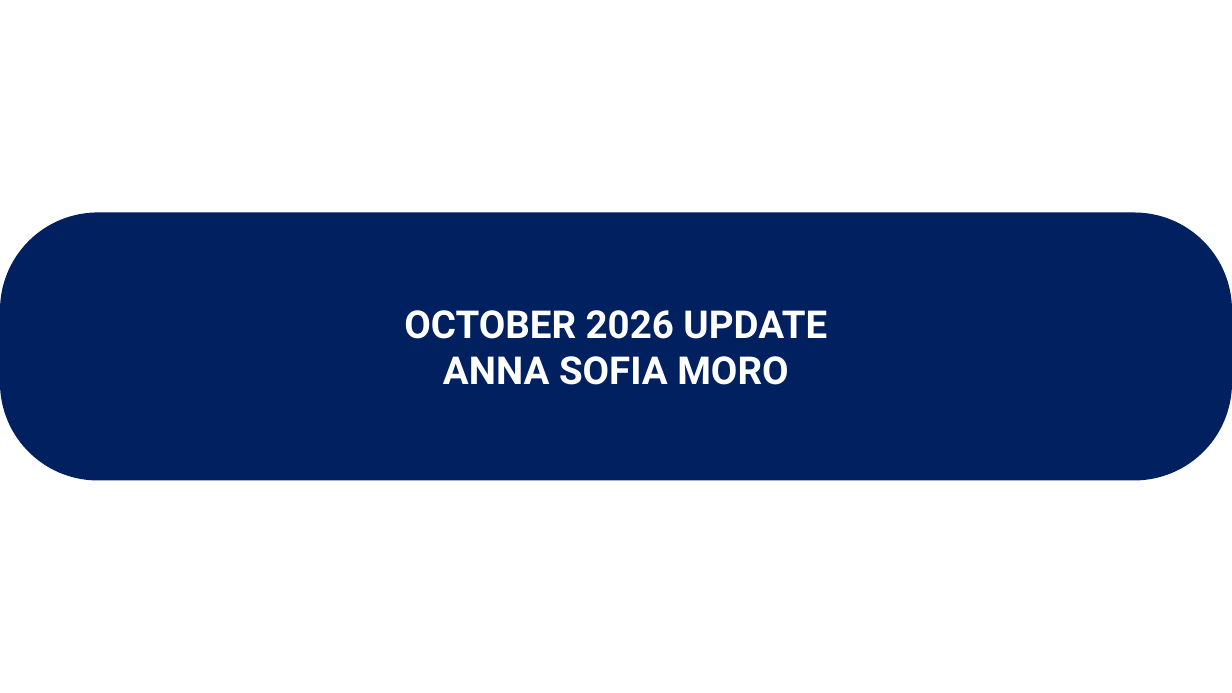
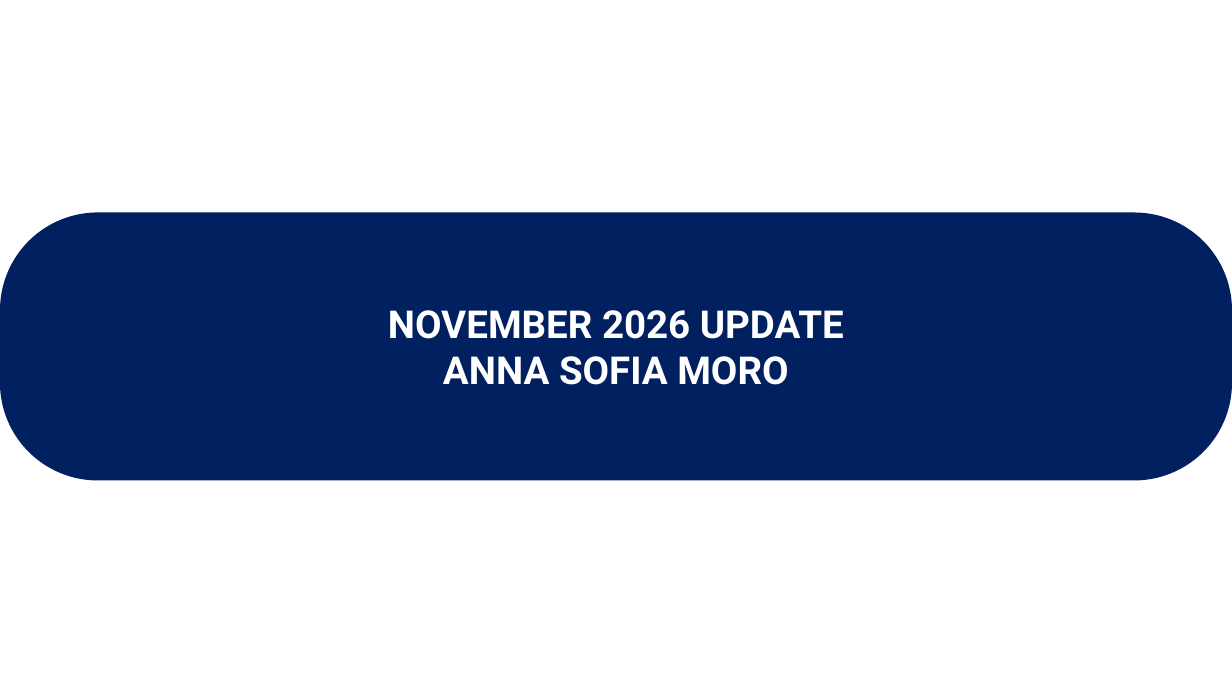
Before and after one commit to annaasofia/tesi, a slide deck: slide 1 of slides/week18.pptx. Drawn at 1232x693 pixels with LibreOffice and Linux fonts; fonts in the diff are those of the drawing. Boxes give left, top, right and bottom in pixels: in the first picture for what was removed or moved away, otherwise in the second. Text is boxed around its words. In the diff, an @@ line names an element or a change of style, - is before the commit and + after.

```diff
--- a/slides/week18.pptx
+++ b/slides/week18.pptx
@@ text at (388,310,844,339): text changed @@
-OCTOBER 2026 UPDATE
+NOVEMBER 2026 UPDATE
```
Also in this commit, not shown: 6 other slides changed, 1 slide added, 6 slides removed.
